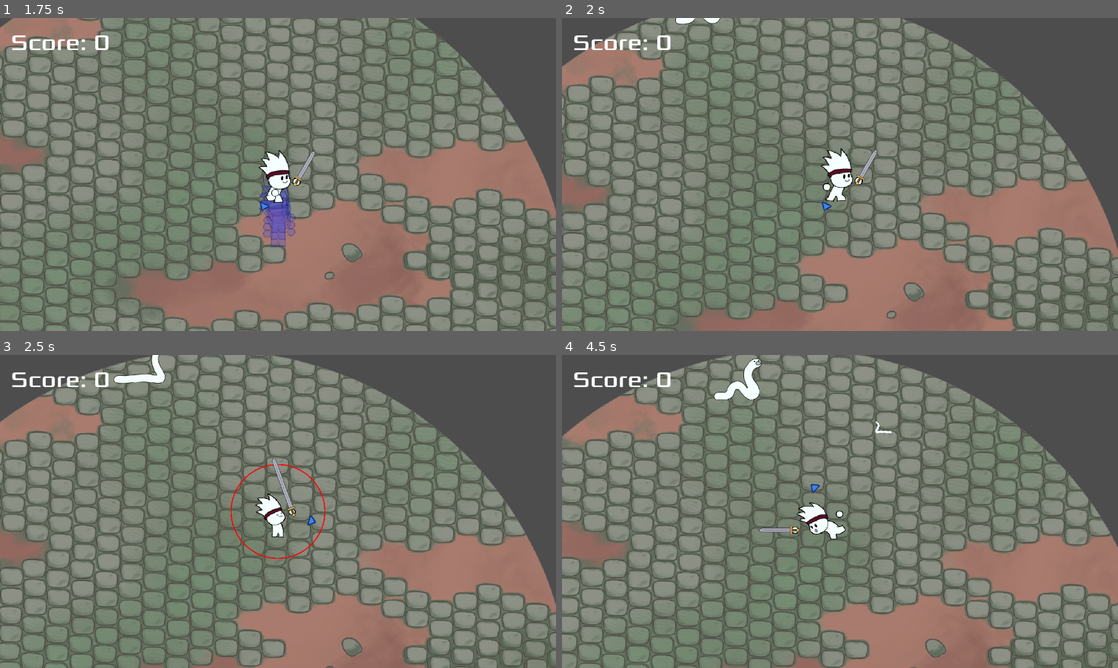
Above: before the commit, frames 1-4 (two rows, left to right).
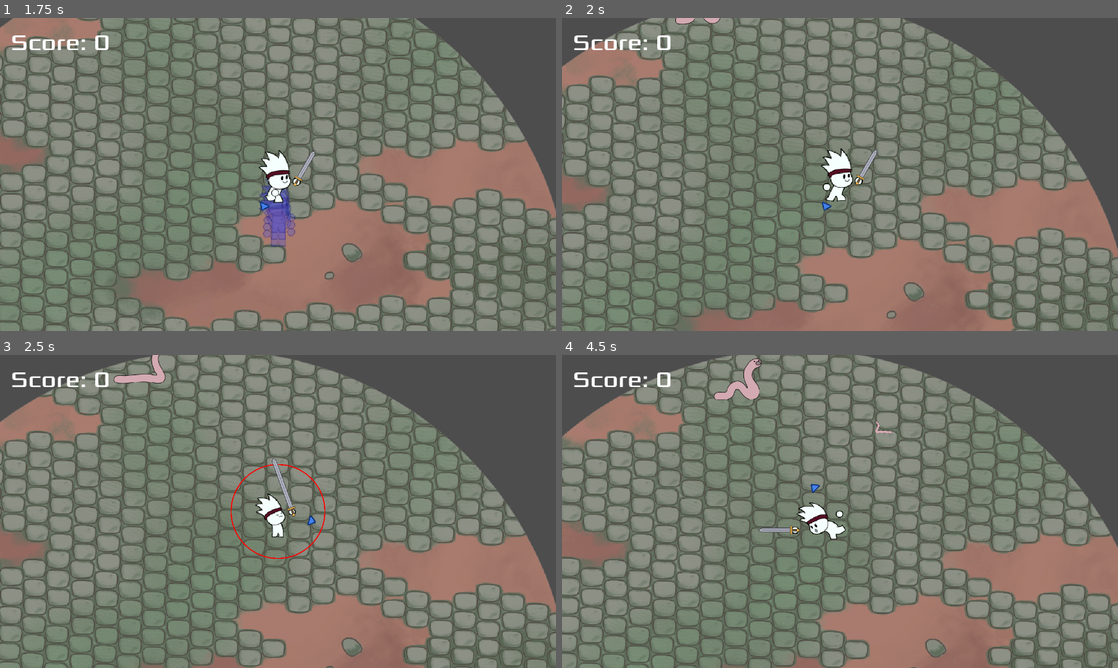
Above: after the commit, the same moments.

Repository: freddder/GMTK_Jam_2024
Game: Godot game, scene res://scenes/main_menu.tscn
Two runs of this game, one before a commit and one after it. Both use one fixed random seed, a clock stepped at 60 frames per second and the inputs below.
Inputs (mouse positions are in pixels of both pictures, inside the frame that each line leads up to):
- Up to frame 1 (1.75 s): click "Play" at 0.5 s; move the mouse to (250, 237) at 1.27 s; hold W (move_up) from 1.28 s (still down); hold Shift (dash) from 1.28 s (still down)
- Up to frame 2 (2 s): keep holding W (move_up); keep holding Shift (dash)
- Up to frame 3 (2.5 s): keep holding W (move_up); move the mouse to (444, 558) at 2.02 s; release Shift (dash) at 2.03 s; tap Space (heavy_attack) at 2.1 s
- Up to frame 4 (4.5 s): move the mouse to (673, 464) at 2.77 s; release W (move_up) at 2.78 s; hold A (move_left) 2.78-4.28 s; click (673, 464) at 2.85 s; move the mouse to (867, 511) at 3.52 s; right-click (867, 511) at 3.6 s; move the mouse to (756, 433) at 4.27 s; hold S (move_down) from 4.28 s (still down); hold Shift (dash) from 4.28 s (still down)

Frame 1 is identical in both runs. In frame 2, less than 0.1% of the frame differs, in the area x 20-29%, y 0-2%; in frame 3, 0.3%; in frame 4, 0.5%, in the area x 27-60%, y 1-26%.

Commit message:
Randomized worm color

Diff:
--- a/scripts/enemy.gd
+++ b/scripts/enemy.gd
@@ -39,6 +39,11 @@
 	# Randomize enemy sprite
 	type = enemy_type_strings[randi() % enemy_type_strings.size()]
 	$AnimatedSprite2D.play("%s_walk" % type, 1 / strength_scale)
+
+	# Randomize worm color
+	if type == "worm":
+		var worm_color := Color(0.861,0.666,0.702) if randi() % 2 == 0 else Color(0.865,0.63,0.448)
+		$AnimatedSprite2D.modulate = worm_color
 
 	Events.on_enemy_spawned.emit(self)
 
